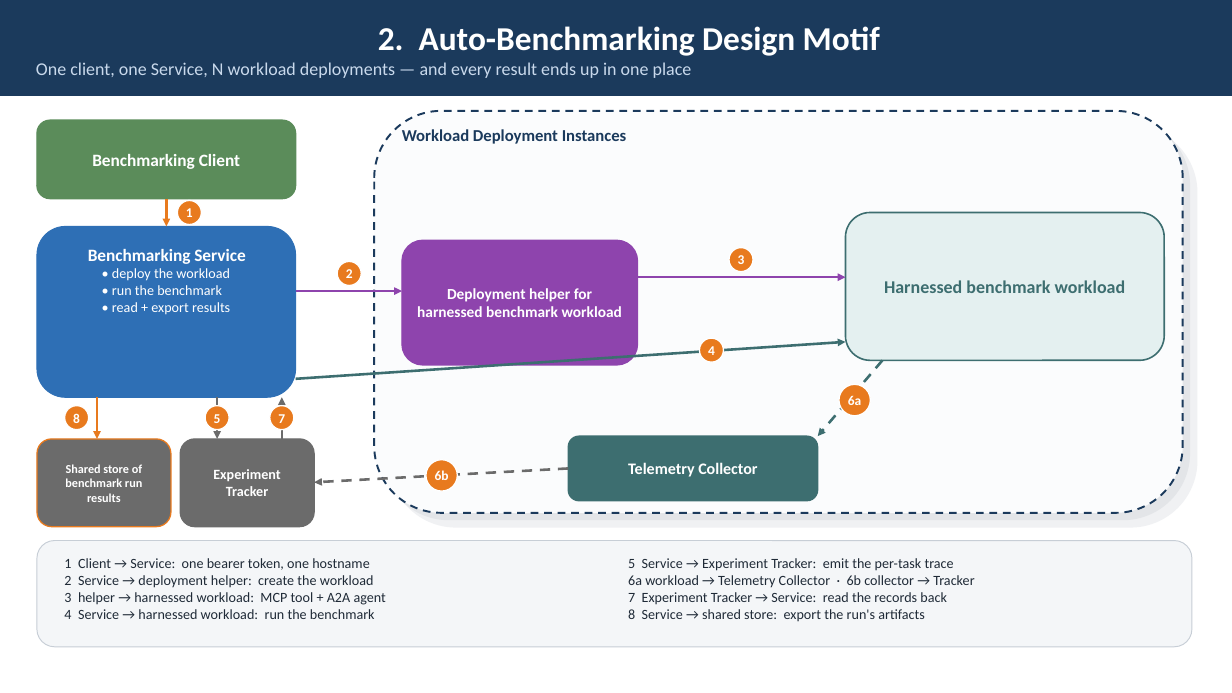
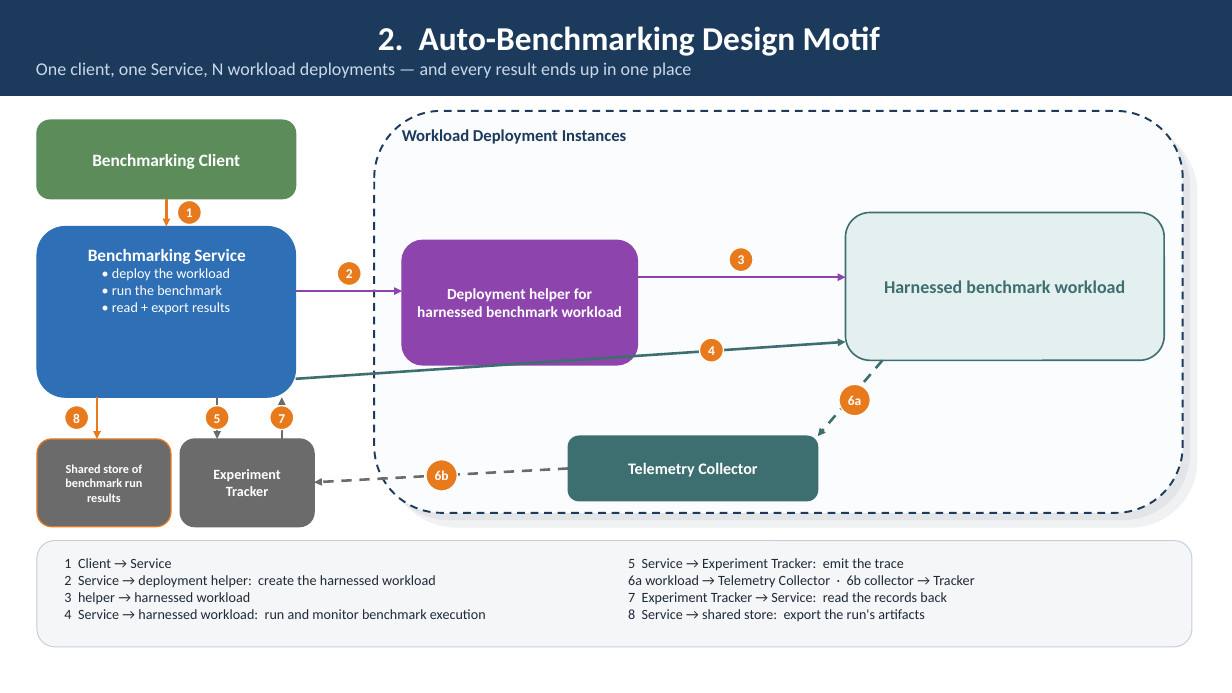
Before and after one commit to webchang/benchmarking, a slide deck: slide 4 of docs/BenchmarkingService.pptx. Drawn at 1232x693 pixels with LibreOffice and Linux fonts; fonts in the diff are those of the drawing. Boxes give left, top, right and bottom in pixels: in the first picture for what was removed or moved away, otherwise in the second. Text is boxed around its words. In the diff, an @@ line names an element or a change of style, - is before the commit and + after.

```diff
--- a/docs/BenchmarkingService.pptx
+++ b/docs/BenchmarkingService.pptx
@@ text at (64,558,486,619): text changed @@
-1 Client → Service: one bearer token, one hostname
-2 Service → deployment helper: create the workload
-3 helper → harnessed workload: MCP tool + A2A agent
-4 Service → harnessed workload: run the benchmark
+1 Client → Service
+2 Service → deployment helper: create the harnessed workload
+3 helper → harnessed workload
+4 Service → harnessed workload: run and monitor benchmark execution
@@ text at (628,558,904,571): text changed @@
-5 Service → Experiment Tracker: emit the per-task trace
+5 Service → Experiment Tracker: emit the trace
```
Also in this commit, not shown: 1 other file.
